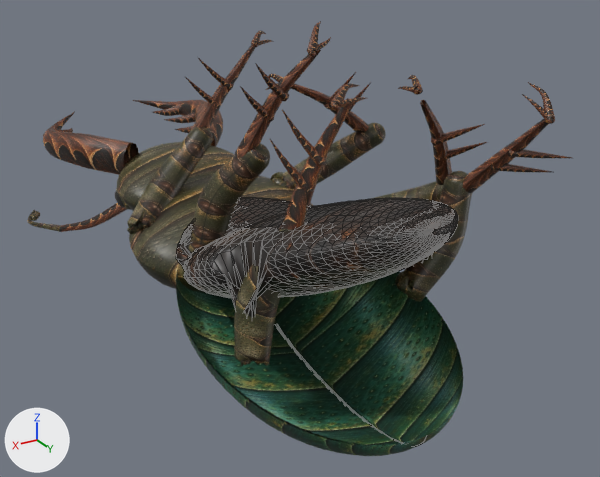
Renders of the glTF model game/public/assets/models/creature/creature_antler_beetle.glb from each side of a commit.
Camera for both pictures: a 50 mm lens placed at (1.36, 2.49, 2.53), pointed at (-0.22, -0.15, 1.21). Every picture has the same lights, and +X, +Y and +Z are marked at lower left. The first picture is the older version. Both versions are drawn at frame 12 of the action 'Death'; the numbers are the values there. Mesh edges are drawn as thin lines on the coarser meshes. Vertices at exactly the same position are counted once.

In view in the first picture: 'antler_beetle_horn', 'antler_beetle_seam', 'antler_beetle_shell', 'antler_beetle_shellAlt' and 1 more.
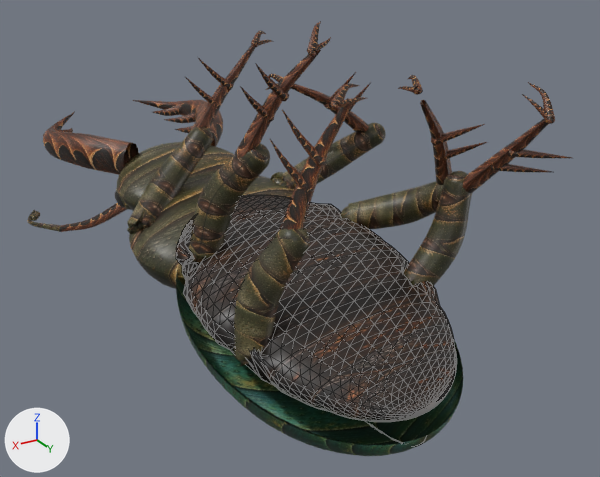
Diff of the bpy script that builds the scene:
```diff
--- a/game/public/assets/models/creature/creature_antler_beetle.glb.py
+++ b/game/public/assets/models/creature/creature_antler_beetle.glb.py
@@ me_mesh_0 @@
 # used by ob_antler_beetle_seam; location = (0.0, 0.0, 0.0)
-me_mesh_0.from_pydata(...)  # 1713 vertices, 3362 faces; spans x -0.422..0.393, y -0.342..0.899, z 0.839..1.655
+me_mesh_0.from_pydata(...)  # 1713 vertices, 3362 faces; spans x -0.417..0.397, y -0.342..0.899, z 0.839..1.391
+# me_mesh_0 part 1: 1332 of 1713 vertices moved; they spanned x -0.422..0.393, y -0.324..0.834, z 1.142..1.655 and now span x -0.417..0.397, y -0.324..0.895, z 1.001..1.391; mean shift (0.008, 0.026, -0.239); largest move (-0.029, 0.83, 1.634) -> (-0.011, 0.894, 1.076)
 me_mesh_0.materials.append(mat_antler_beetle_ventral_chitin)
```

Where the change shows, as pixel boxes [x1, y1, x2, y2] in the pictures (600 x 477 px; the box of a moved part takes in the faces that stretch with it):
'antler_beetle_seam', reshaped: before [176, 197, 458, 351]; after [176, 195, 457, 422]
part 1 of me_mesh_0, moved or reshaped: before [176, 197, 458, 317]; after [176, 195, 457, 422]
'antler_beetle_shell', unchanged, covered by the edit: [176, 270, 463, 456] in both
